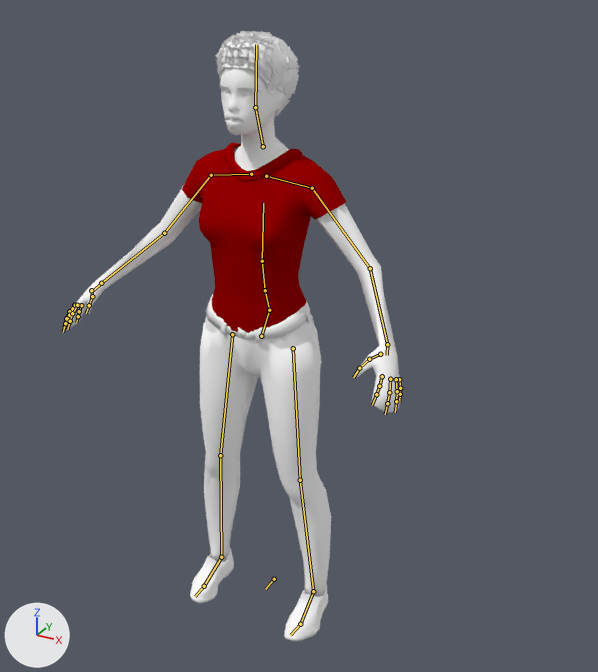
The Blender file Tribe2020/Assets/Art/Models/Avatars/Tribe_female_casual_2.blend: old version first, new version second.
Camera for both pictures: a 50 mm camera at (1.141, -1.876, 1.86) aimed at (0.117, -0.014, 0.928). Lighting does not change. The marker at lower left points along +X, +Y and +Z. Both versions are drawn at the pose saved in each file; the numbers are the values there. The bones that bend it are drawn over the model as lines.

In view in the first picture: 'Tribe_female_casual_2:Afro01', 'Tribe_female_casual_2:Proxy741', 'Tribe_female_casual_2:Rolled_neck_blouse', 'Tribe_female_casual_2:Shoes03', 'Tribe_female_casual_2:Tightjeans'.
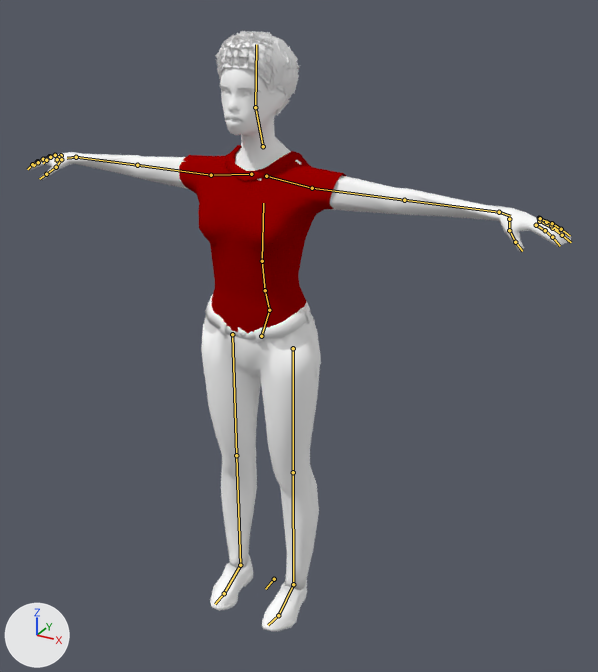
What differs and where, as boxes [x1, y1, x2, y2] in the pictures (598 x 672 px):
```json
{"object": "Tribe_female_casual_2:Tightjeans", "change": "posed", "before": [200, 295, 331, 597], "after": [201, 295, 321, 590], "on screen": "8% narrower"}
{"object": "Tribe_female_casual_2:Proxy741", "change": "posed", "before": [62, 67, 402, 413], "after": [28, 67, 571, 252]}
{"object": "Tribe_female_casual_2:Rolled_neck_blouse", "change": "posed", "before": [182, 142, 346, 333], "after": [179, 145, 346, 333]}
{"object": "Tribe_female_casual_2:Shoes03", "change": "posed", "before": [190, 547, 328, 641], "after": [210, 554, 307, 631], "on screen": "29% narrower, 18% shorter"}
{"bone": "upperarm_l", "before": "(312, 188) to (370, 268)", "after": "(312, 188) to (404, 200)"}
{"bone": "lowerarm_l", "before": "(370, 268) to (387, 344)", "after": "(404, 200) to (499, 212)"}
{"bone": "upperarm_r", "before": "(211, 175) to (164, 233)", "after": "(211, 175) to (137, 165)"}
{"bone": "lowerarm_r", "before": "(164, 233) to (101, 283)", "after": "(137, 165) to (76, 157)"}
{"bone": "thigh_l", "before": "(293, 348) to (300, 480)", "after": "(293, 348) to (293, 472)"}
{"bone": "calf_l", "before": "(300, 480) to (313, 591)", "after": "(293, 472) to (293, 584)"}
{"bone": "thigh_r", "before": "(232, 334) to (220, 455)", "after": "(232, 334) to (236, 455)"}
{"bone": "calf_r", "before": "(220, 455) to (221, 557)", "after": "(236, 455) to (240, 565)"}
```

Edits to the scene script, one JSON object a line:
```json
{"block": "bone_upperarm_l", "where": "bone_upperarm_l = bpy.data.objects['Tribe_female_casual_2'].pose.bones['upperarm_l']  # child of 'clavicle_l'"}
{"op": "set", "path": "bone_upperarm_l.rotation_quaternion", "old": "(1.0, 0.0, 0.0, 0.0)", "new": "(0.915, 0.01, -0.004, 0.404)", "note": "degrees (0, 0, 0) -> degrees (1, -1, 48)"}
{"block": "bone_lowerarm_l", "where": "bone_lowerarm_l = bpy.data.objects['Tribe_female_casual_2'].pose.bones['lowerarm_l']  # child of 'upperarm_l'"}
{"op": "set", "path": "bone_lowerarm_l.rotation_quaternion", "old": "(1.0, 0.0, 0.0, 0.0)", "new": "(0.937, -0.348, 0.002, 0.005)", "note": "degrees (0, 0, 0) -> degrees (-41, 0, 0)"}
{"block": "bone_upperarm_r", "where": "bone_upperarm_r = bpy.data.objects['Tribe_female_casual_2'].pose.bones['upperarm_r']  # child of 'clavicle_r'"}
{"op": "set", "path": "bone_upperarm_r.rotation_quaternion", "old": "(1.0, 0.0, 0.0, 0.0)", "new": "(0.915, 0.01, 0.004, -0.404)", "note": "degrees (0, 0, 0) -> degrees (1, 1, -48)"}
{"block": "bone_lowerarm_r", "where": "bone_lowerarm_r = bpy.data.objects['Tribe_female_casual_2'].pose.bones['lowerarm_r']  # child of 'upperarm_r'"}
{"op": "set", "path": "bone_lowerarm_r.rotation_quaternion", "old": "(1.0, 0.0, 0.0, 0.0)", "new": "(0.937, -0.348, -0.002, -0.005)", "note": "degrees (0, 0, 0) -> degrees (-41, 0, 0)"}
{"block": "bone_thigh_l", "where": "bone_thigh_l = bpy.data.objects['Tribe_female_casual_2'].pose.bones['thigh_l']  # child of 'pelvis'"}
{"op": "set", "path": "bone_thigh_l.rotation_quaternion", "old": "(1.0, 0.0, 0.0, 0.0)", "new": "(0.998, 0.054, -0.001, 0.027)", "note": "degrees (0, 0, 0) -> degrees (6, 0, 3)"}
{"block": "bone_calf_l", "where": "bone_calf_l = bpy.data.objects['Tribe_female_casual_2'].pose.bones['calf_l']  # child of 'thigh_l'"}
{"op": "set", "path": "bone_calf_l.rotation_quaternion", "old": "(1.0, 0.0, 0.0, 0.0)", "new": "(0.998, -0.067, 0.0, -0.007)", "note": "degrees (0, 0, 0) -> degrees (-8, 0, -1)"}
{"block": "bone_thigh_r", "where": "bone_thigh_r = bpy.data.objects['Tribe_female_casual_2'].pose.bones['thigh_r']  # child of 'pelvis'"}
{"op": "set", "path": "bone_thigh_r.rotation_quaternion", "old": "(1.0, 0.0, 0.0, 0.0)", "new": "(0.998, 0.054, 0.001, -0.027)", "note": "degrees (0, 0, 0) -> degrees (6, 0, -3)"}
{"block": "bone_calf_r", "where": "bone_calf_r = bpy.data.objects['Tribe_female_casual_2'].pose.bones['calf_r']  # child of 'thigh_r'"}
{"op": "set", "path": "bone_calf_r.rotation_quaternion", "old": "(1.0, 0.0, 0.0, 0.0)", "new": "(0.998, -0.067, 0.0, 0.007)", "note": "degrees (0, 0, 0) -> degrees (-8, 0, 1)"}
```
